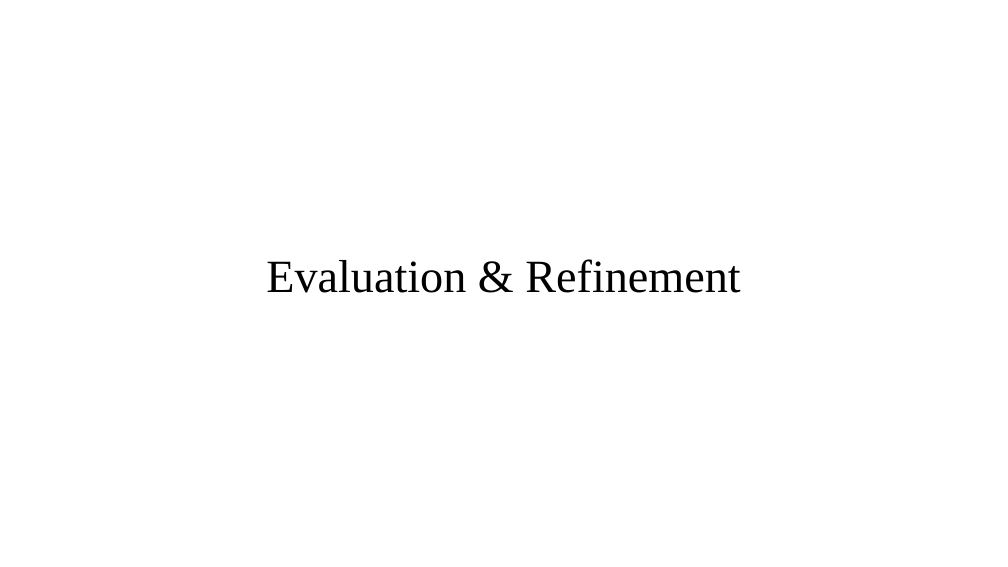
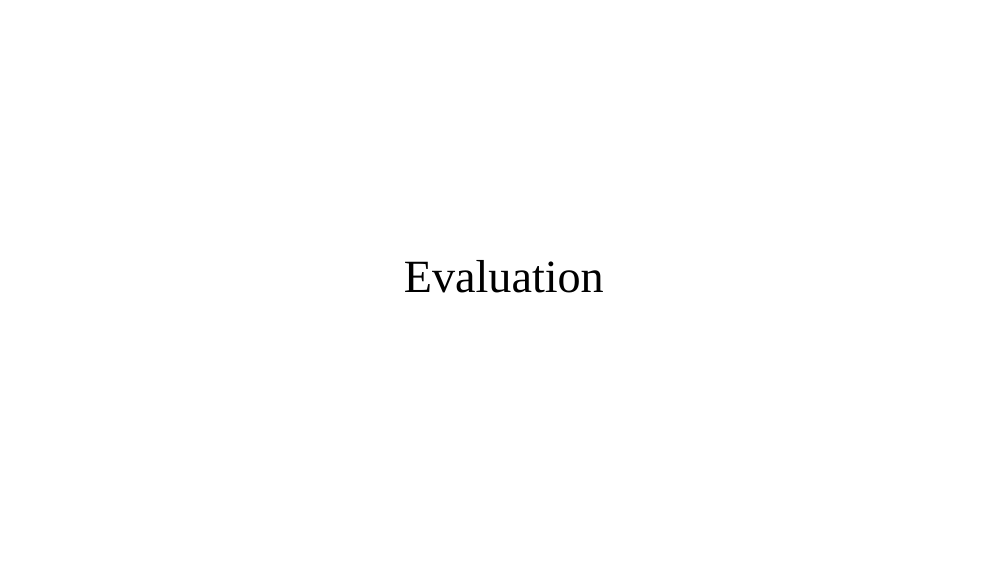
Before and after one commit to JaVonox/AIChatbot, a slide deck: slide 21 of Documentation/100505349.pptx. Drawn at 1008x567 pixels with LibreOffice and Linux fonts; fonts in the diff are those of the drawing. Boxes give left, top, right and bottom in pixels: in the first picture for what was removed or moved away, otherwise in the second. Text is boxed around its words. In the diff, an @@ line names an element or a change of style, - is before the commit and + after.

Commit message:
Added some more evaluation details

```diff
--- a/Documentation/100505349.pptx
+++ b/Documentation/100505349.pptx
@@ title at [404, 260, 604, 293]: text changed @@
-Evaluation & Refinement
+Evaluation
```
Also in this commit, not shown: 5 other slides changed, 1 other file.
